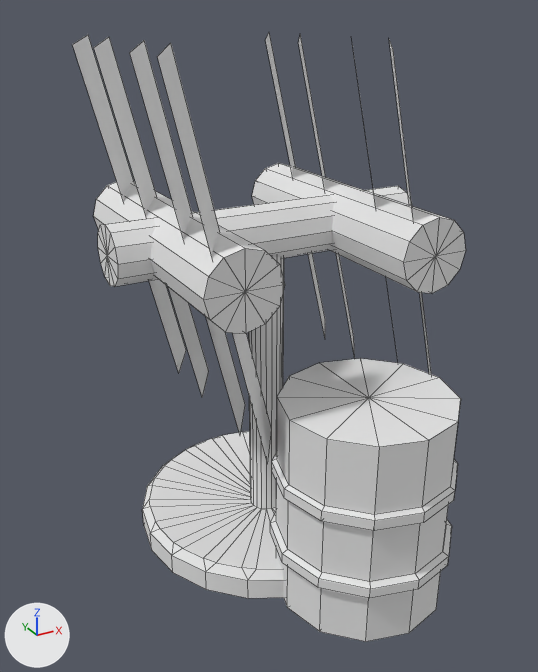
The OBJ model Sim Assets/Models/fuelStation.obj: old version first, new version second.
One viewpoint serves both versions: a camera (50 mm lens) standing at (-4.79, -8.8, 7.52) and looking at (-0.27, -0.59, 3.41). Arrows for +X, +Y and +Z are at lower left; the lights stay in place. Mesh edges are drawn as thin lines. Where no turn or scale is listed for an object, it has been applied to the vertices.

The scene before the commit, as lines of its bpy script (objects in view):
```python
me_fuelstation = bpy.data.meshes.new('fuelStation')
me_fuelstation.from_pydata(...)  # 353 vertices, 389 faces; spans x -2.25..2.25, y -3.27..1.99, z 0.0..7.21
me_fuelstation.materials.append(mat_initialshadinggroup)  # white #e7e7e7
ob_fuelstation = bpy.data.objects.new('fuelStation', me_fuelstation)
ob_fuelstation.location = (0.0, 0.0, 0.0)
```
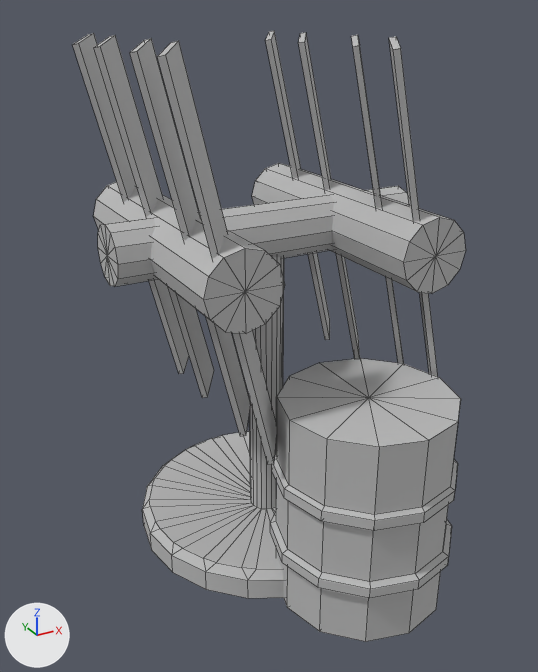
The newer file is also rescaled (x0.5) as a whole; pictures and numbers use the older file's frame.

Location of each change, [x1, y1, x2, y2] in pixels of the pictures (538 x 672 px):
```json
{"object": "fuelStation", "change": "reshaped", "before": [72, 33, 466, 642], "after": [72, 31, 466, 642]}
{"part": 1, "of": "me_fuelstation", "change": "built on", "before": [72, 33, 431, 463], "after": [72, 31, 438, 464]}
{"part": 2, "of": "me_fuelstation", "change": "recoloured", "before": [94, 163, 466, 642], "after": [94, 163, 466, 642], "on screen": "white to grey"}
```

Edits to the scene script, one JSON object a line:
```json
{"op": "add", "block": "mat_fuelstation_initialshadinggroup", "code": ["mat_fuelstation_initialshadinggroup = principled_material('fuelStation:initialShadingGroup')", "mat_fuelstation_initialshadinggroup.base_color = (0.5, 0.5, 0.5)  # grey #bcbcbc", "mat_fuelstation_initialshadinggroup.roughness = 0.866"]}
{"block": "me_fuelstation", "where": "# used by ob_fuelstation; location = (0.0, 0.0, 0.0)"}
{"op": "remove", "block": "me_fuelstation", "code": "me_fuelstation.from_pydata(...)  # 353 vertices, 389 faces; spans x -2.25..2.25, y -3.27..1.99, z 0.0..7.21"}
{"op": "add", "block": "me_fuelstation", "code": "me_fuelstation.from_pydata(...)  # 385 vertices, 429 faces; spans x -2.25..2.25, y -3.27..1.99, z 0.0..7.22"}
{"block": "me_fuelstation", "change": "me_fuelstation part 1"}
{"block": "me_fuelstation", "change": "8 faces are deleted"}
{"block": "me_fuelstation", "change": "7 vertices are added at x -2.07..0.65, y -1.87..1.04, z 7.13"}
{"block": "me_fuelstation", "change": "9 new vertices lie (0.07, -0.05, 0.02) away from vertices in x -2.14..1.77, y -1.8..1.11, z 2.25..7.11"}
{"block": "me_fuelstation", "change": "8 new vertices lie (0.06, -0.05, 0.01) away from vertices in x -1.76..2.15, y -1.22..1.69, z 2.35..7.21"}
{"block": "me_fuelstation", "change": "8 new vertices lie (0.06, -0.04, 0.01) away from vertices in x -1.76..2.15, y -1.25..1.66, z 2.35..7.21"}
{"block": "me_fuelstation", "change": "48 new faces join them"}
{"block": "me_fuelstation", "change": "me_fuelstation part 2: 389 faces spanning x -2.25..2.25, y -3.27..1.99, z 0.0..7.21 switch from mat_initialshadinggroup (white #e7e7e7) to mat_fuelstation_initialshadinggroup (grey #bcbcbc)"}
```
